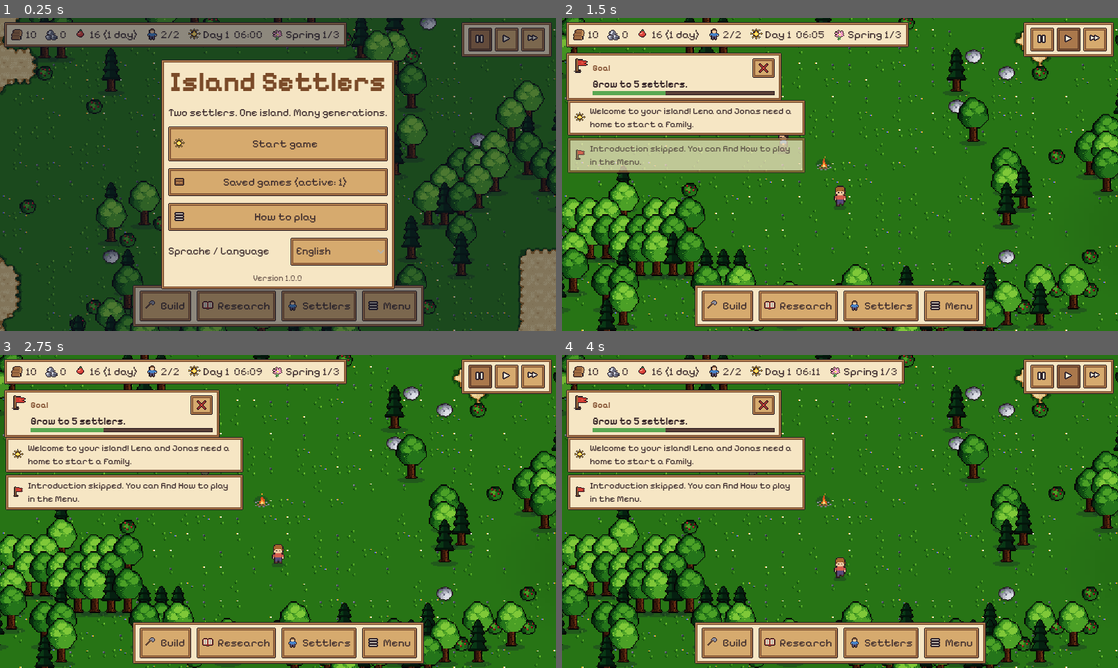
Above: before the commit, frames 1-4 (two rows, left to right).
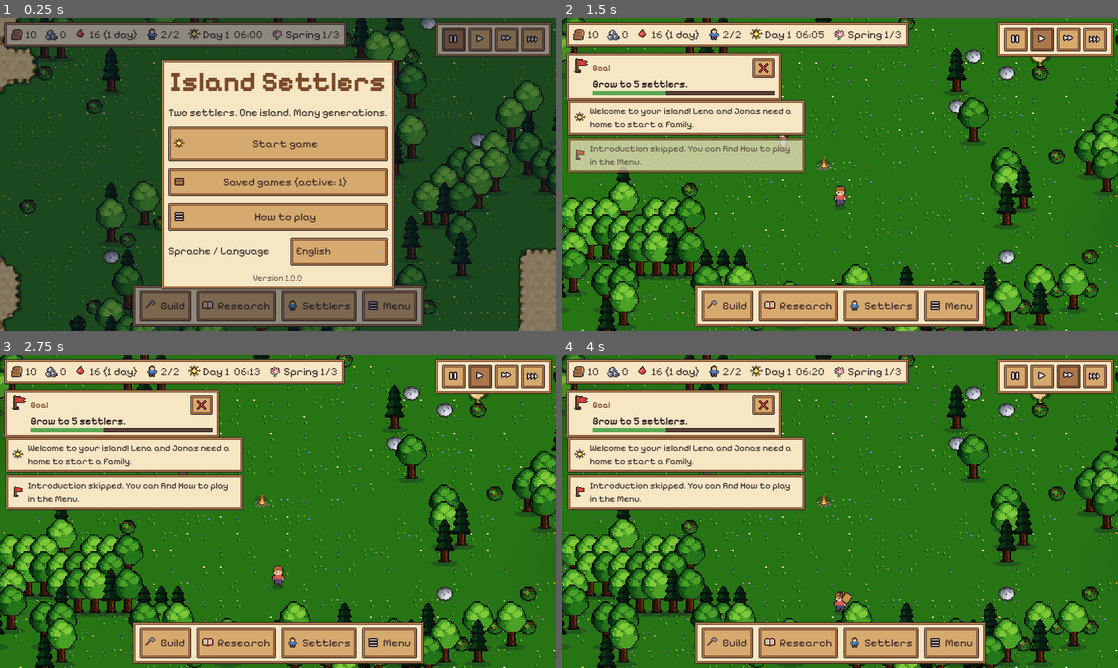
Above: after the commit, the same moments.

Repository: roderichpralle-a11y/New_World
Game: Godot game, scene res://scenes/main.tscn
Two runs of this game, one before a commit and one after it. Both use one fixed random seed, a clock stepped at 60 frames per second and the inputs below.
Inputs (mouse positions are in pixels of both pictures, inside the frame that each line leads up to):
- Up to frame 1 (0.25 s): no input
- Up to frame 2 (1.5 s): click "Start game" at 0.5 s; click "Skip" at 1.25 s
- Up to frame 3 (2.75 s): click (478, 376) at 2.02 s
- Up to frame 4 (4 s): click (1017, 376) at 2.77 s; click (1067, 376) at 3.52 s

The runs differ from the first frame. In frame 1, 0.8% of the frame differs, in the area x 78-97%, y 1-13%; in frame 2, 1.2%; in frame 3, 1.2%; in frame 4, 1.3%, in the area x 2-97%, y 1-84%.

Commit message:
Very fast game speed (8x) button
Co-Authored-By: Claude Opus 5.5 <noreply@anthropic.com>
Claude-Session: https://claude.ai/code/session_01KDShS7M9ekFLtvu5ctsTBe

Diff:
--- a/data/i18n/en.json
+++ b/data/i18n/en.json
@@ -1541,5 +1541,6 @@
  "Gibt es nur einmal und steht schon.": "Only one allowed, and it already stands.",
  "Sitz des Verwalters. Gibt es nur einmal. Mit Verwalter: Vertretung in Werkstätten, Überstunden und Schichtarbeit.": "Seat of the administrator. Only one allowed. With an administrator: stand-ins in workshops, overtime and shift work.",
  "Verwalter": "Administrator",
- "Leitet die Verwaltung. Es gibt nur einen. Meldet, wo Leute fehlen, und schlägt Überstunden oder Schichtarbeit vor.": "Runs the Administration. There is only one. Reports where people are missing and suggests overtime or shift work."
+ "Leitet die Verwaltung. Es gibt nur einen. Meldet, wo Leute fehlen, und schlägt Überstunden oder Schichtarbeit vor.": "Runs the Administration. There is only one. Reports where people are missing and suggests overtime or shift work.",
+ "Sehr schnell (8x)": "Very fast (8x)"
 }
--- a/scripts/autoload/game.gd
+++ b/scripts/autoload/game.gd
@@ -192,7 +192,7 @@
 
 
 func set_speed(s: int) -> void:
-	speed = clamp(s, 0, 3)
+	speed = clamp(s, 0, 8)  # 0 Pause, 1 normal, 3 schnell, 8 sehr schnell
 	Engine.time_scale = float(speed)
 	speed_changed.emit(speed)
 
--- a/scripts/ui/hud.gd
+++ b/scripts/ui/hud.gd
@@ -208,12 +208,12 @@
 	var sh := HBoxContainer.new()
 	sh.add_theme_constant_override("separation", 4)
 	sp.add_child(sh)
-	for i in 3:
-		var icon_name: String = ["pause", "play", "schnell"][i]
+	for i in 4:  # Pause, normal, schnell (3x), sehr schnell (8x, josh 2026-10-11)
+		var icon_name: String = ["pause", "play", "schnell", "sehr_schnell"][i]
 		var b := UiTheme.button("", icon_name, 34)
 		b.toggle_mode = true
-		b.tooltip_text = [tr("Pause"), tr("Normal"), tr("Schnell (3x)")][i]
-		var spd: int = [0, 1, 3][i]
+		b.tooltip_text = [tr("Pause"), tr("Normal"), tr("Schnell (3x)"), tr("Sehr schnell (8x)")][i]
+		var spd: int = [0, 1, 3, 8][i]
 		b.pressed.connect(func(): Game.set_speed(spd))
 		sh.add_child(b)
 		_speed_btns.append([b, spd])
@@ -2721,6 +2721,12 @@
 	_place_bar.size.x = min(vs.x - 12, 620)
 	_place_bar.position = Vector2((vs.x - _place_bar.size.x) / 2.0, vs.y - _place_bar.size.y - 6)
 	var sp: Control = root.get_node(tr("SpeedPanel"))
+	# Schmal: vier Zeitknöpfe etwas kleiner, damit die Zielkarte daneben Platz hat
+	var narrow_top := portrait or vs.x < 760
+	for e in _speed_btns:
+		e[0].custom_minimum_size = Vector2(30, 30) if narrow_top else Vector2(34, 34)
+		e[0].reset_size()
+	sp.get_child(0).add_theme_constant_override("separation", 2 if narrow_top else 4)
 	sp.reset_size()
 	var top_h := 50.0
 	# Schmal: Jahreszeit nur als Symbol
Binary file changed: assets/sprites/icons.png
Not shown, changed: assets/sprites/icons.txt
Not shown, changed: DESIGN.md
Not shown, changed: tools/gen_art_challenge.py
